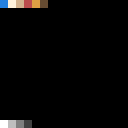
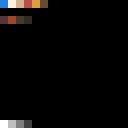
Layer changes from the first 128 × 128 image to the second:
painted on "Rectangle 1 copy 6" (29th of 32) over [24, 16, 32, 24]
painted on "Rectangle 1 copy 6" (30th of 32) over [16, 16, 24, 24]
painted on "Rectangle 1 copy 6" (31st of 32) over [8, 16, 16, 24]
painted on "Rectangle 1 copy 6" (32nd of 32) over [0, 16, 8, 24]
